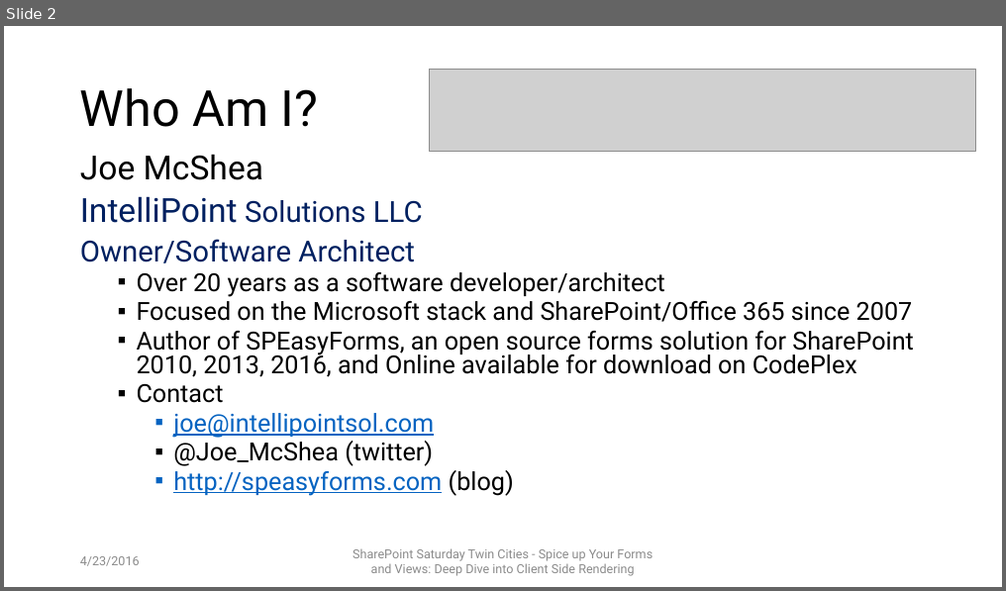
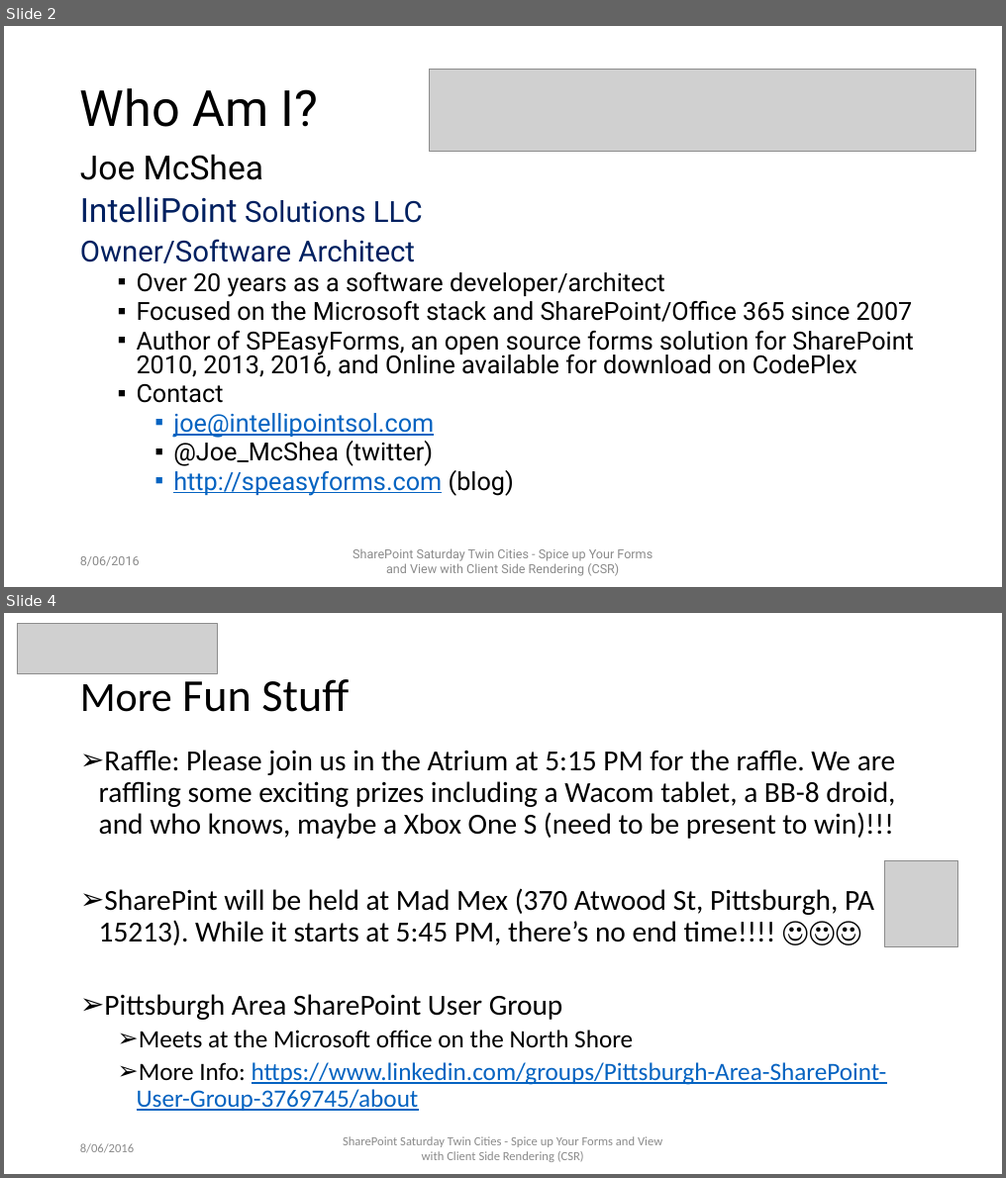
Before and after one commit to mcsheaj/CSRDemos, a slide deck: SPSPittsburgh_CSR.pptx. Shown one above the other, each under a label of ours: slide 2 before the commit, slides 2 and 4 after it; the slides between them are not shown. The pictures are 1006x591 and 1006x1178 pixels, drawn with LibreOffice and Linux fonts; fonts in the diff are those of the drawing; grey boxes stand for pictures; background and template pictures are left out. Boxes give left, top, right and bottom in pixels: in the first picture for what was removed or moved away, otherwise in the second. Text is boxed around its words. In the diff, an @@ line names an element or a change of style, - is before the commit and + after.

```diff
--- a/SPSPittsburgh_CSR.pptx
+++ b/SPSPittsburgh_CSR.pptx
@@ slide 4 added at (4,613,1002,1174), background #FFFFFF @@
@@ picture added at (17,624,217,674) @@
@@ title added at (80,673,349,712), 44 pt, text #000000 @@
+More Fun Stuff
@@ text added at (99,750,896,1111), 28 pt, text #000000 @@
+➢ Raffle: Please join us in the Atrium at 5:15 PM for the raffle. We are raffling some exciting prizes including a Wacom tablet, a BB-8 droid, and who knows, maybe a Xbox One S (need to be present to win)!!!
+➢ SharePint will be held at Mad Mex (370 Atwood St, Pittsburgh, PA 15213). While it starts at 5:45 PM, there’s no end time!!!! ☺☺☺
+➢ Pittsburgh Area SharePoint User Group
+  ➢ Meets at the Microsoft office on the North Shore
+  ➢ More Info: https://www.linkedin.com/groups/Pittsburgh-Area-SharePoint-User-Group-3769745/about
@@ picture added at (884,861,957,947) @@
@@ text added at (80,1144,134,1154), 12 pt, text #8C8C8C @@
+8/06/2016
@@ text added at (343,1137,662,1162), 12 pt, text #8C8C8C @@
+SharePoint Saturday Twin Cities - Spice up Your Forms and View with Client Side Rendering (CSR)
@@ slide 2 changed as well @@
@@ text at (80,557,140,567): text changed @@
-4/23/2016
+8/06/2016
@@ text at (352,549,652,576): text changed @@
-SharePoint Saturday Twin Cities - Spice up Your Forms and Views: Deep Dive into Client Side Rendering
+SharePoint Saturday Twin Cities - Spice up Your Forms and View with Client Side Rendering (CSR)
```
Also in this commit, not shown: 21 other slides changed, 5 other slides added, 4 slides removed.
